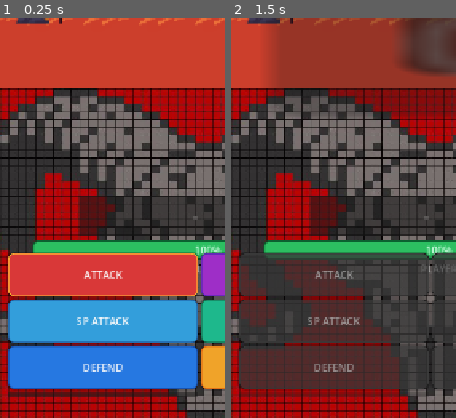
Above: before the commit, frames 1-2 (left to right).
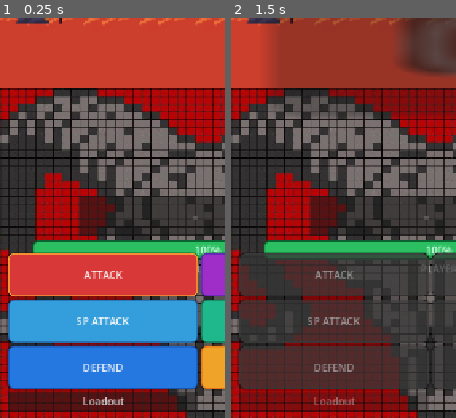
Above: after the commit, the same moments.

Repository: ayanm9681/AshenSpire
Game: Godot game, scene res://scenes/combat/BossArena.tscn
Same seed, same stepped clock (60 frames per second), same inputs: the game is played once before the commit and once after it.
Inputs (mouse positions are % of the whole screen's width and height, from its top left; square brackets give the same spot before the commit, where the layout moved):
- Up to frame 1 (0.25 s): no input
- Up to frame 2 (1.5 s): click (26, 98) [26, 97] at 0.5 s
The pictures show only the part of the screen within x 4-54%, y 50-100%; the shares and areas given below are measured in that part.

The runs differ from the first frame. In frame 1, 2.8% of the frame differs, in the area x 3-88%, y 94-99%; in frame 2, 2.2%.

Commit message:
added loadouts and names

Diff:
--- a/scenes/combat/BossArena.tscn
+++ b/scenes/combat/BossArena.tscn
@@ -1315,6 +1315,7 @@
 
 [node name="LoadoutButton" type="Button" parent="ActionMenu" unique_id=1282546988]
 layout_mode = 2
+text = "Loadout"
 
 [node name="TurnManager" type="Node" parent="." unique_id=141466349]
 script = ExtResource("2_duxwo")
